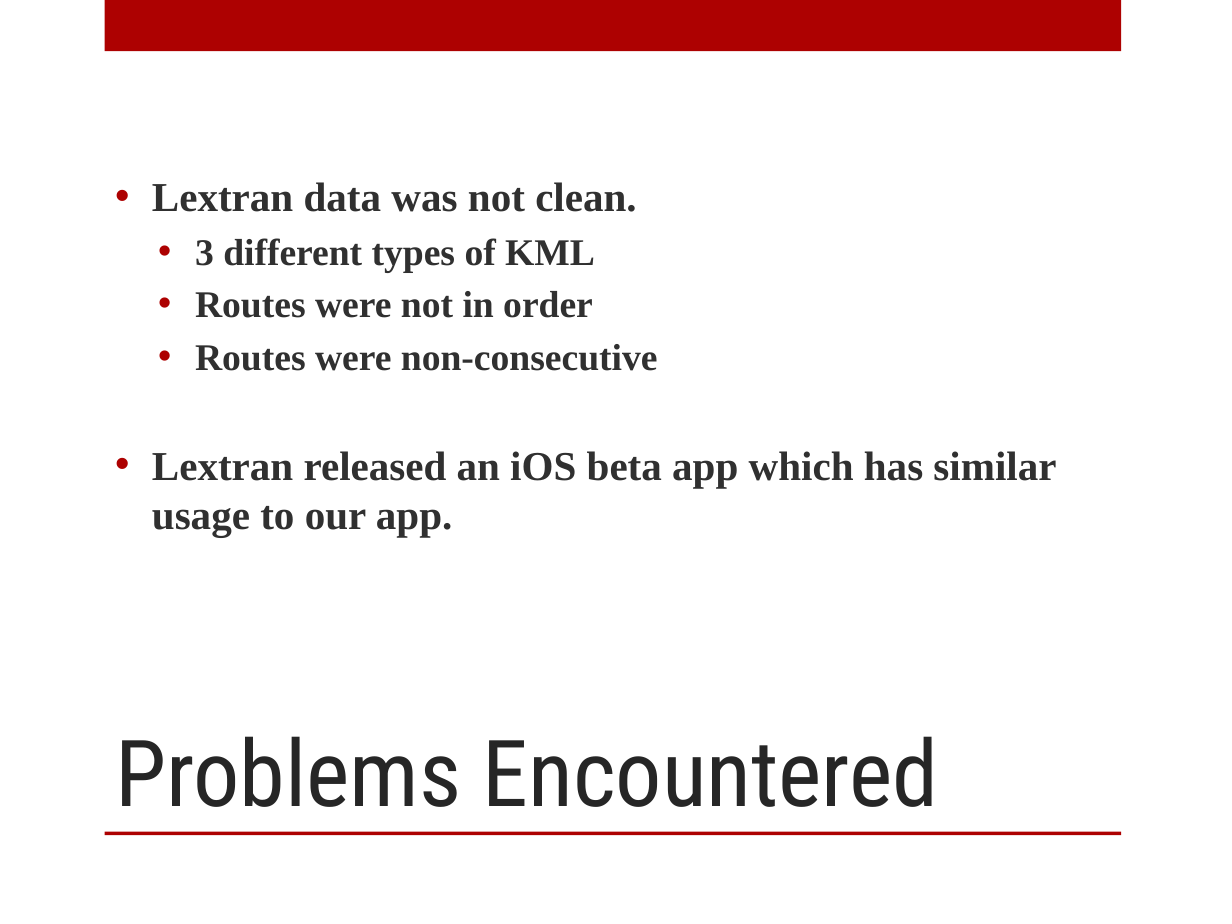
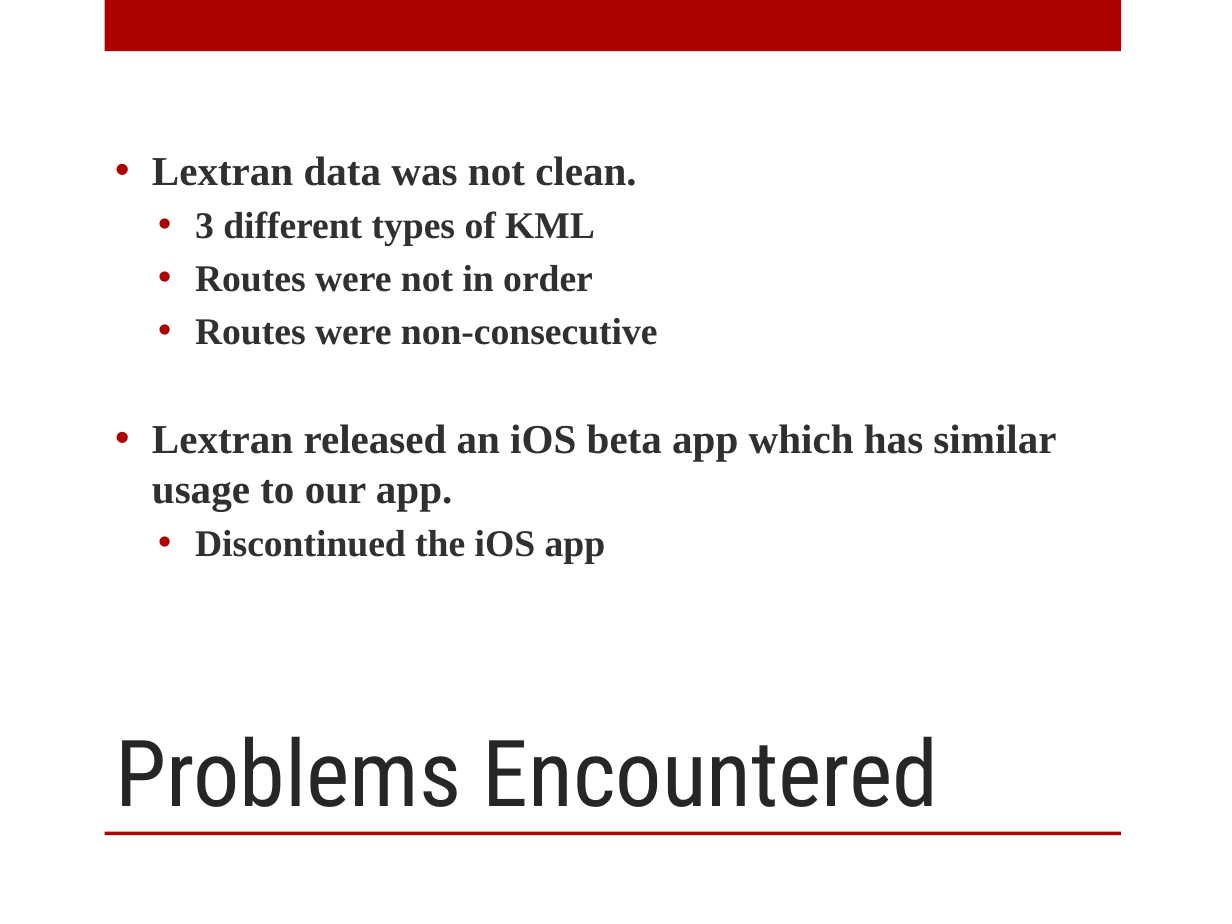
Before and after one commit to UKOpenLexingtonSeniorDesign/presentation, a slide deck: slide 7 of Presentation1.pptx. Drawn at 1232x924 pixels with LibreOffice and Linux fonts; fonts in the diff are those of the drawing; background and template pictures are left out. Boxes give left, top, right and bottom in pixels: in the first picture for what was removed or moved away, otherwise in the second. Text is boxed around its words. In the diff, an @@ line names an element or a change of style, - is before the commit and + after.

Commit message:
added discontinued iOS app

```diff
--- a/Presentation1.pptx
+++ b/Presentation1.pptx
@@ text at [195, 530, 606, 564]: paragraph added @@
+  • Discontinued the iOS app
```
Also in this commit, not shown: 10 other slides changed.
